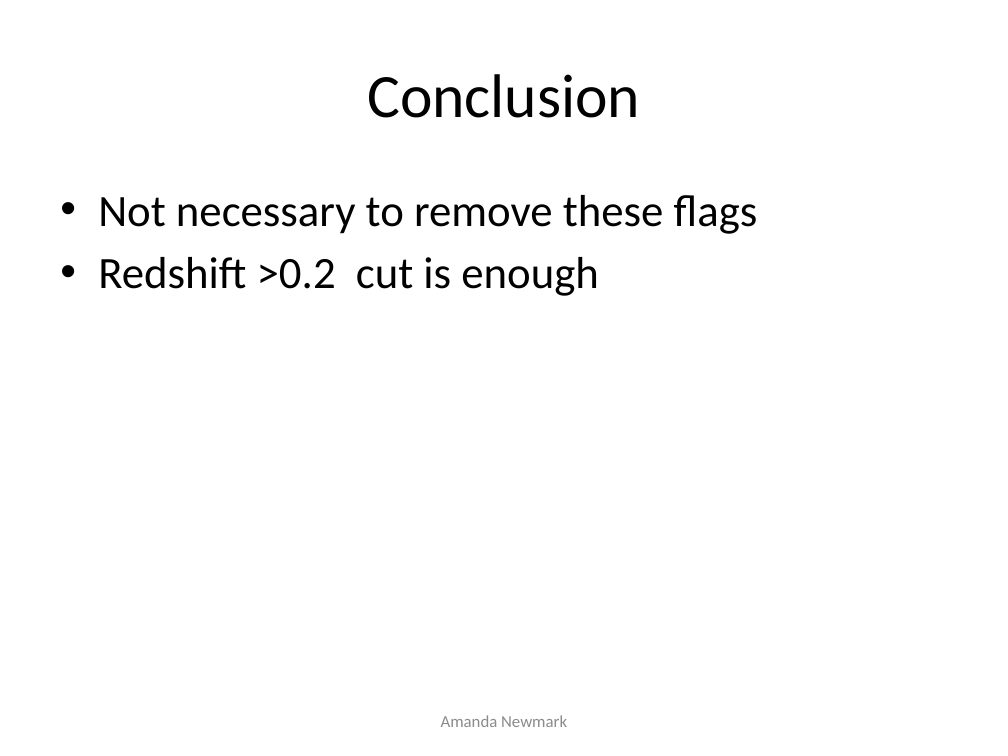
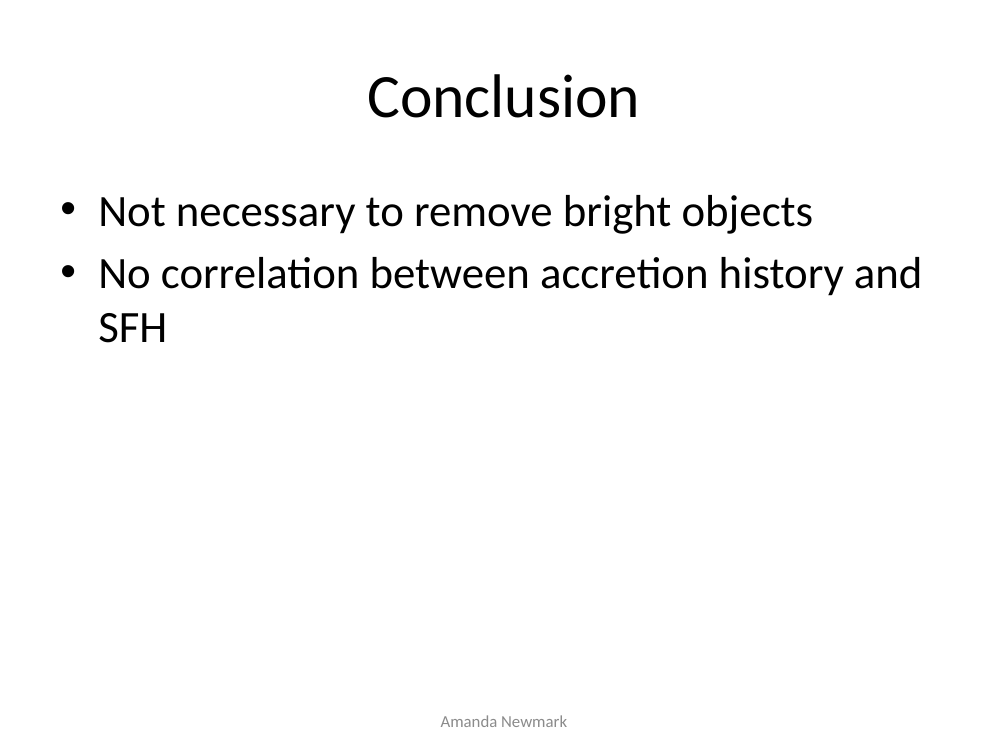
Before and after one commit to anewmark/galaxy_dark_matter, a slide deck: slide 12 of big_presentation.pptx. Drawn at 1008x756 pixels with LibreOffice and Linux fonts; fonts in the diff are those of the drawing. Boxes give left, top, right and bottom in pixels: in the first picture for what was removed or moved away, otherwise in the second. Text is boxed around its words. In the diff, an @@ line names an element or a change of style, - is before the commit and + after.

```diff
--- a/big_presentation.pptx
+++ b/big_presentation.pptx
@@ text at (x1=98, y1=195, x2=923, y2=343): text changed @@
-• Not necessary to remove these flags
-• Redshift >0.2 cut is enough
+• Not necessary to remove bright objects
+• No correlation between accretion history and SFH
```
Also in this commit, not shown: 8 other slides changed, 2 slides added, 2 slides removed, 3 other files.
